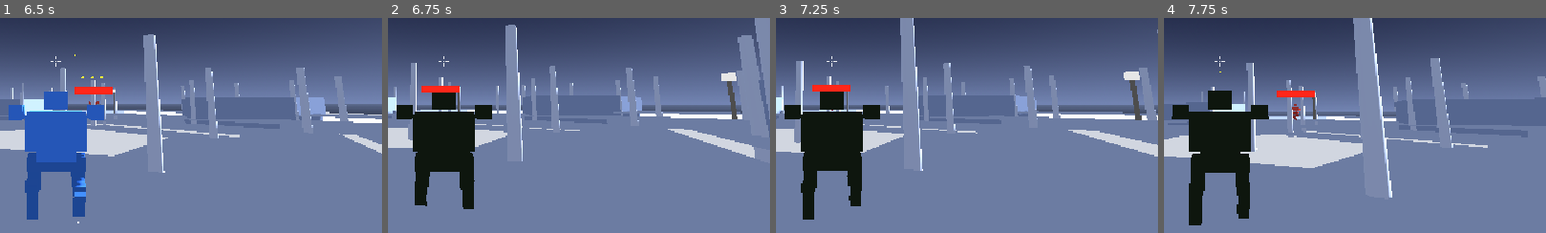
Above: before the commit, frames 1-4 (left to right).
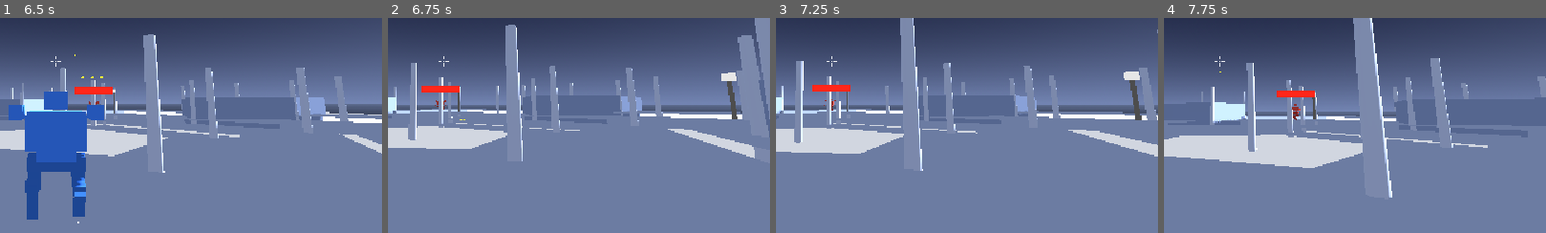
Above: after the commit, the same moments.

Repository: jonathandaley/Hardpoint
Game: Godot game, scene res://scenes/ui/TitleScreen.tscn
The game is run twice, just before and just after one commit, with the same random seed, the same clock (stepped at 60 frames per second) and the same inputs.
Inputs (mouse positions are % of the whole screen's width and height, from its top left):
- Up to frame 1 (6.5 s): tap Enter at 0.5, 5.85 s; move the mouse to (72, 45) at 0.52 s; hold D (move_right) 0.53-1.25 s; tap Space (ability_1) at 0.6 s; click "CONFIRM" at 1.25 s; click "MECH" at 2 s; click "PILOT" at 2.75 s; click "FIND MATCH" at 3.5 s; move the mouse to (45, 50) at 4.27 s; hold W (move_forward) from 4.28 s (still down); click (45, 50) at 4.35 s; move the mouse to (52, 48) at 5.02 s; hold Right mouse button (fire_secondary) 5.03-5.78 s; move the mouse to (49, 52) at 5.77 s
- Up to frame 2 (6.75 s): keep holding W (move_forward); move the mouse to (57, 51) at 6.52 s; tap Space (ability_1) at 6.6 s
- Up to frame 3 (7.25 s): keep holding W (move_forward)
- Up to frame 4 (7.75 s): keep holding W (move_forward); move the mouse to (42, 49) at 7.27 s; click (42, 49) at 7.35 s
The pictures show only the part of the screen within x 43-93%, y 40-90%; the shares and areas given below are measured in that part.

Frame 1 is identical in both runs. In frame 2, 6.6% of the frame differs, in the area x 2-28%, y 34-89%; in frame 3, 6.8%; in frame 4, 7.2%, in the area x 2-28%, y 33-97%.

Commit message:
Ph6: Cesh stealth uses screen-texture camo shader, dark fallback if unavailable
Co-Authored-By: Claude Sonnet 4.6 <noreply@anthropic.com>

Diff:
--- a/scripts/Mech.gd
+++ b/scripts/Mech.gd
@@ -478,9 +478,18 @@
 	var all_meshes := find_children("*", "MeshInstance3D", true, false)
 	if active:
 		_stealth_saved_mats.clear()
-		var mat := StandardMaterial3D.new()
-		mat.albedo_color = Color(0.07, 0.10, 0.07)
-		mat.shading_mode = BaseMaterial3D.SHADING_MODE_UNSHADED
+		var shader := load("res://shaders/stealth_camo.gdshader") as Shader
+		var mat: Material
+		if shader != null:
+			var sm := ShaderMaterial.new()
+			sm.shader = shader
+			sm.render_priority = 1
+			mat = sm
+		else:
+			var fb := StandardMaterial3D.new()
+			fb.albedo_color = Color(0.07, 0.10, 0.07)
+			fb.shading_mode = BaseMaterial3D.SHADING_MODE_UNSHADED
+			mat = fb
 		for mesh in all_meshes:
 			if mesh is MeshInstance3D:
 				_stealth_saved_mats[mesh] = mesh.get_surface_override_material(0)
--- /dev/null
+++ b/shaders/stealth_camo.gdshader
@@ -0,0 +1,8 @@
+shader_type spatial;
+render_mode unshaded, cull_back;
+
+uniform sampler2D SCREEN_TEXTURE : hint_screen_texture, filter_linear_mipmap;
+
+void fragment() {
+	ALBEDO = texture(SCREEN_TEXTURE, SCREEN_UV).rgb;
+}
